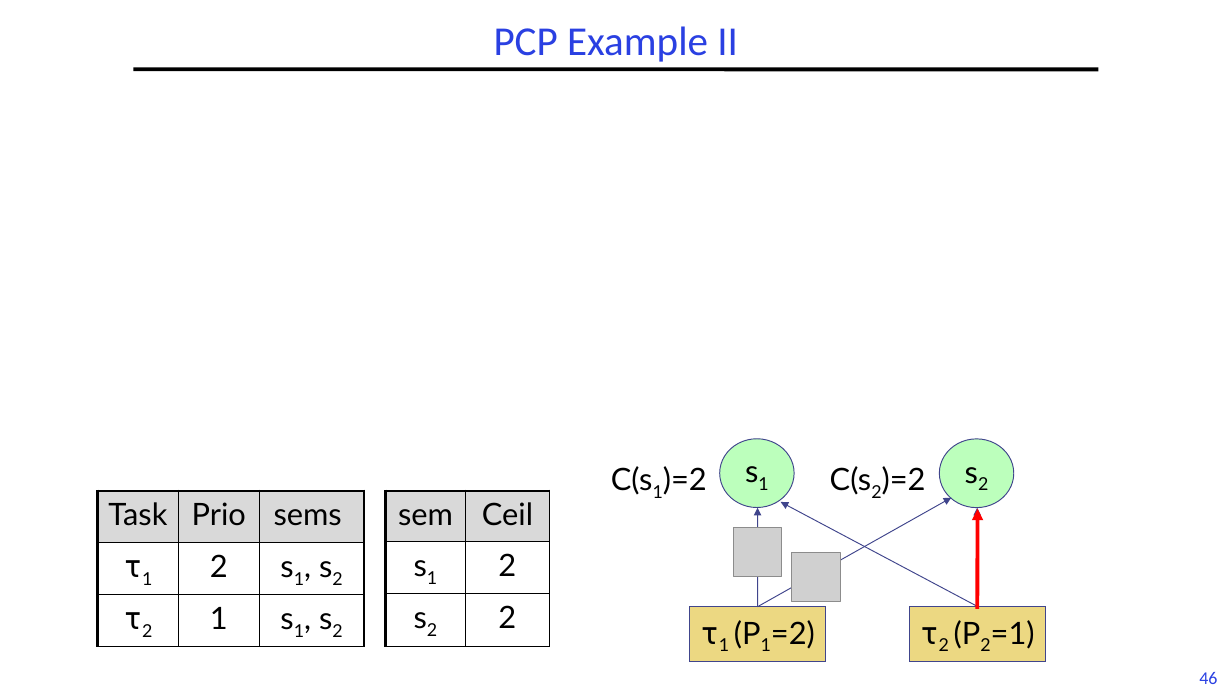
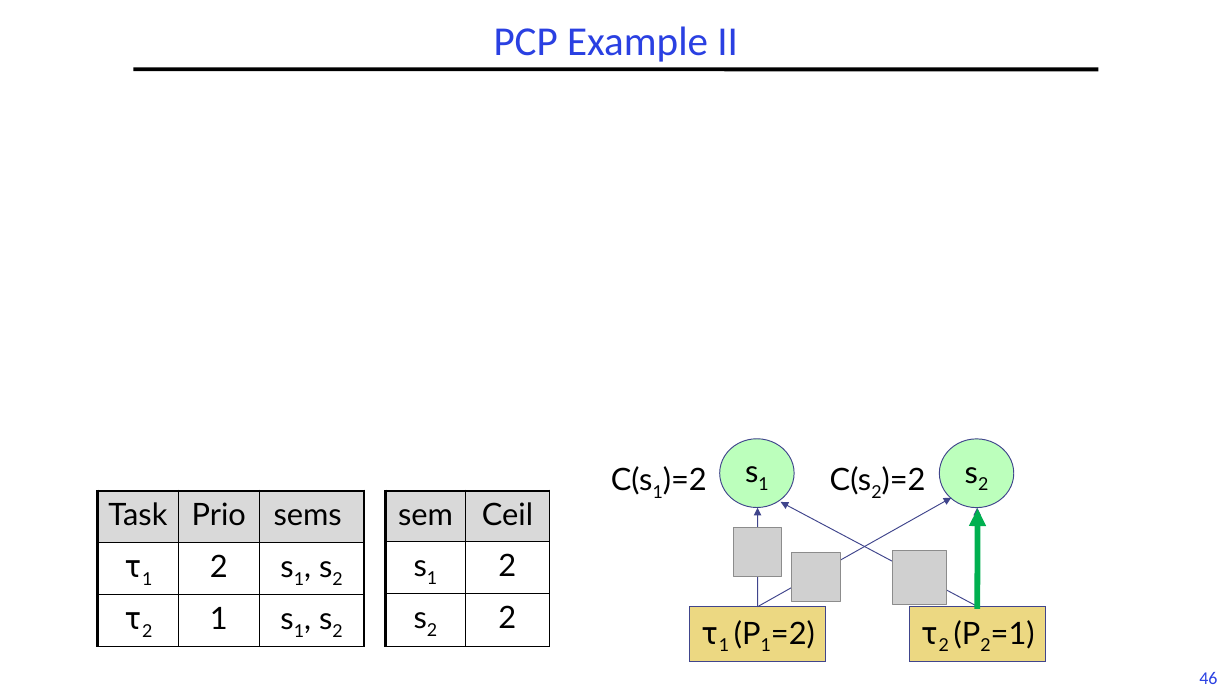
Before and after one commit to guhofstra/CSC256Fa25, a slide deck: slide 46 of PPTs/L6-RTScheduling II.pptx. Drawn at 1232x693 pixels with LibreOffice and Linux fonts; fonts in the diff are those of the drawing; grey boxes stand for pictures. Boxes give left, top, right and bottom in pixels: in the first picture for what was removed or moved away, otherwise in the second. Text is boxed around its words. In the diff, an @@ line names an element or a change of style, - is before the commit and + after.

```diff
--- a/PPTs/L6-RTScheduling II.pptx
+++ b/PPTs/L6-RTScheduling II.pptx
@@ arrow (978, 609) - (978, 509): stroke #FF0000 3 pt to #00B050 4.5 pt @@
@@ picture added at bbox=[893, 551, 947, 605] @@
```
Also in this commit, not shown: 6 other slides changed, 1 other file.
